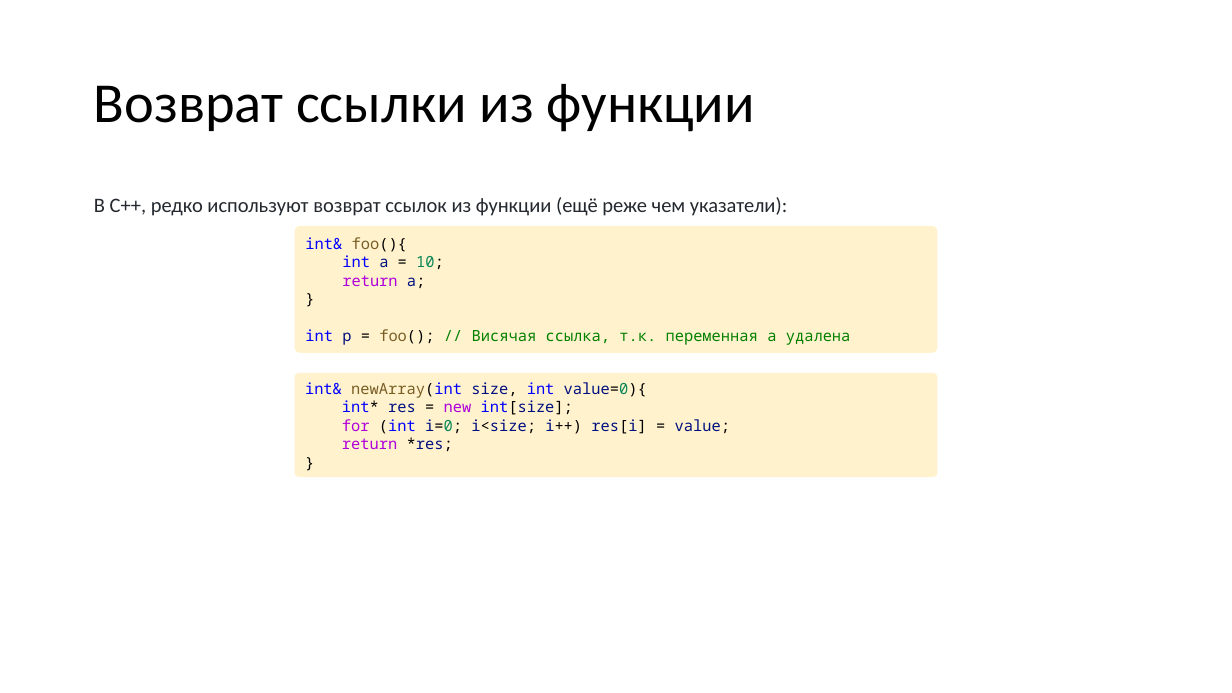
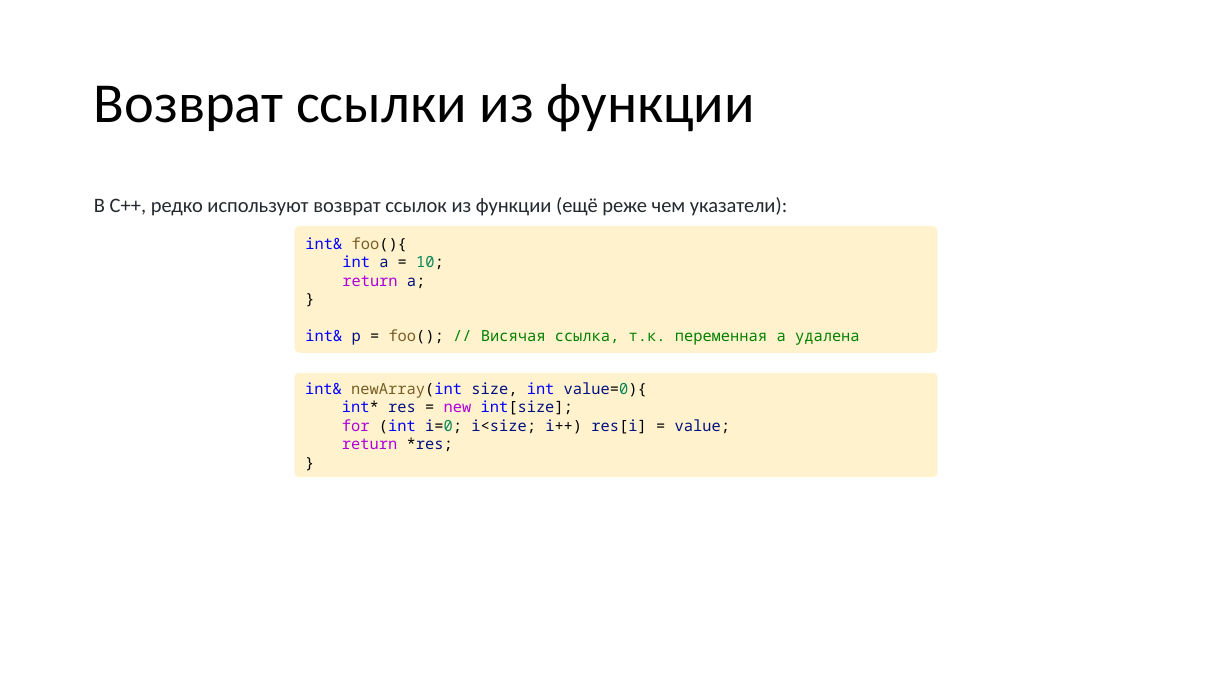
Before and after one commit to VladimirChabanov/alg_and_prog_2025, a slide deck: slide 88 of 01_lectures/lecture_09/presentation_cpp.pptx. Drawn at 1232x693 pixels with LibreOffice and Linux fonts; fonts in the diff are those of the drawing. Boxes give left, top, right and bottom in pixels: in the first picture for what was removed or moved away, otherwise in the second. Text is boxed around its words. In the diff, an @@ line names an element or a change of style, - is before the commit and + after.

```diff
--- a/01_lectures/lecture_09/presentation_cpp.pptx
+++ b/01_lectures/lecture_09/presentation_cpp.pptx
@@ text in rounded rectangle at <box>305,329,860,345</box>: text changed @@
-int p = foo(); // Висячая ссылка, т.к. переменная a удалена
+int& p = foo(); // Висячая ссылка, т.к. переменная a удалена
```
Also in this commit, not shown: 3 other slides changed, 2 other files.
